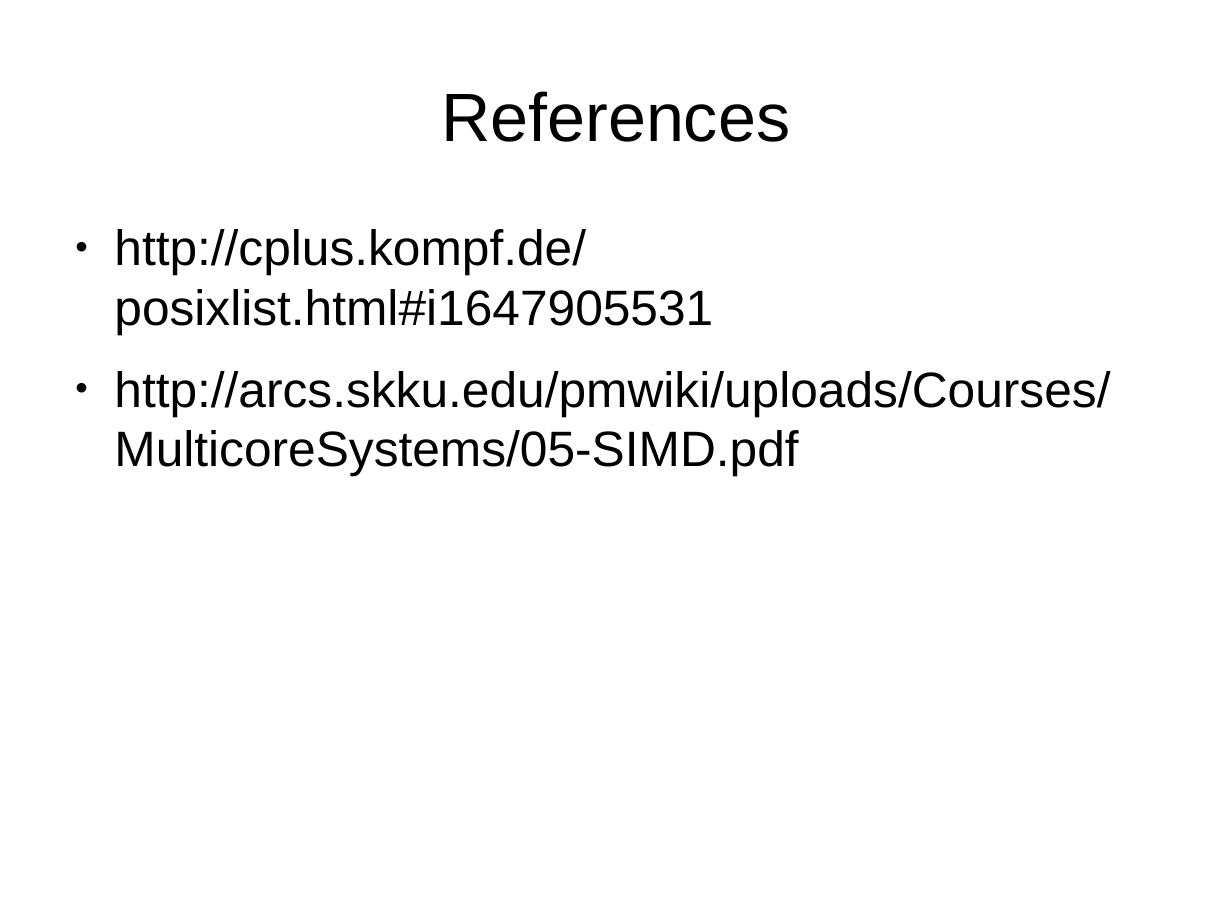
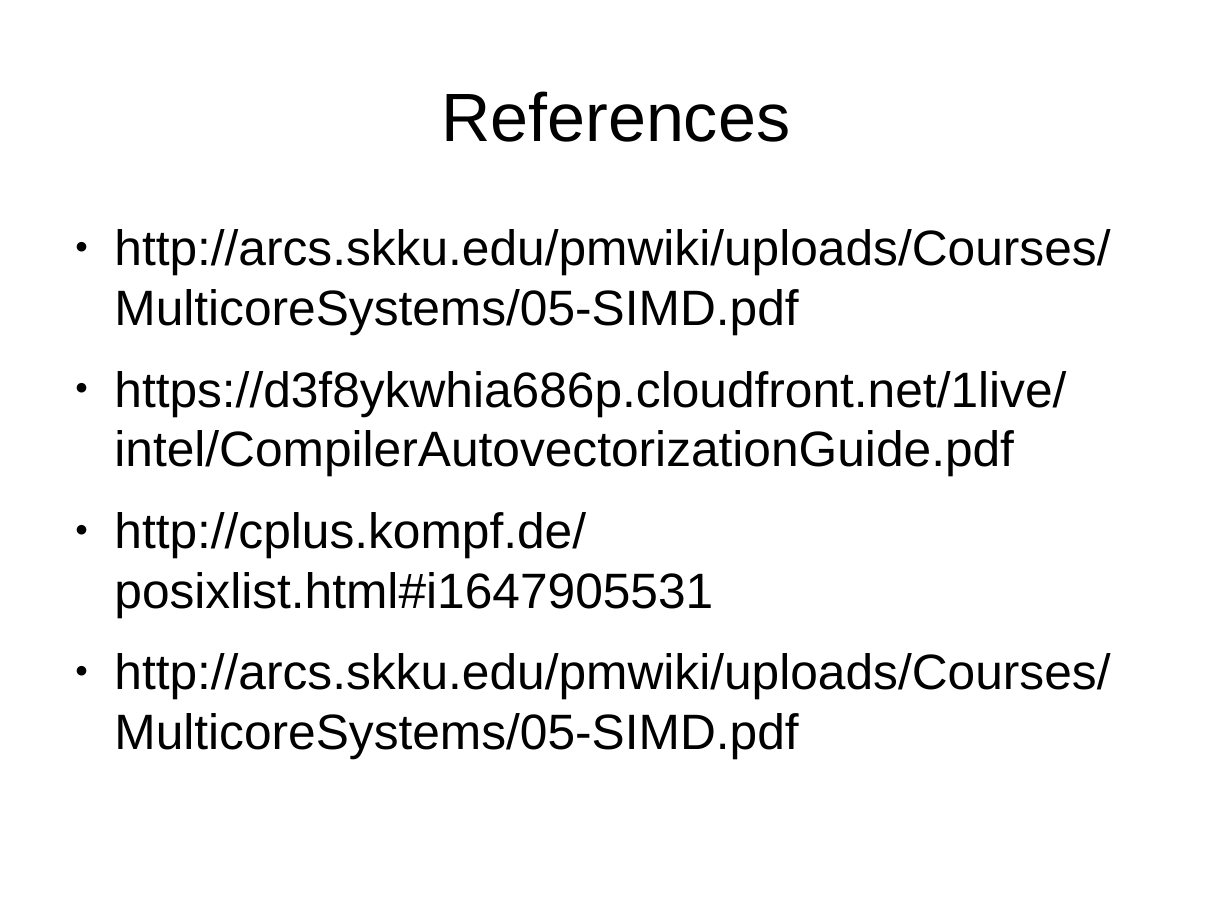
Before and after one commit to kks32/cpp-software-development, a slide deck: slide 19 of Ex14_Memory_Models_Compiler_Optimisation/Ex14_Memory_Models_Compiler_Optimisation.odp (slide 15 before the commit). Drawn at 1232x924 pixels with LibreOffice and Linux fonts; fonts in the diff are those of the drawing. Boxes give left, top, right and bottom in pixels: in the first picture for what was removed or moved away, otherwise in the second. Text is boxed around its words. In the diff, an @@ line names an element or a change of style, - is before the commit and + after.

```diff
--- a/Ex14_Memory_Models_Compiler_Optimisation/Ex14_Memory_Models_Compiler_Optimisation.odp
+++ b/Ex14_Memory_Models_Compiler_Optimisation/Ex14_Memory_Models_Compiler_Optimisation.odp
@@ text at [114,229,1110,476]: paragraphs added @@
+● http://arcs.skku.edu/pmwiki/uploads/Courses/MulticoreSystems/05-SIMD.pdf
+● https://d3f8ykwhia686p.cloudfront.net/1live/intel/CompilerAutovectorizationGuide.pdf
```
Also in this commit, not shown: 1 other slide changed, 4 slides added, 9 other files.
